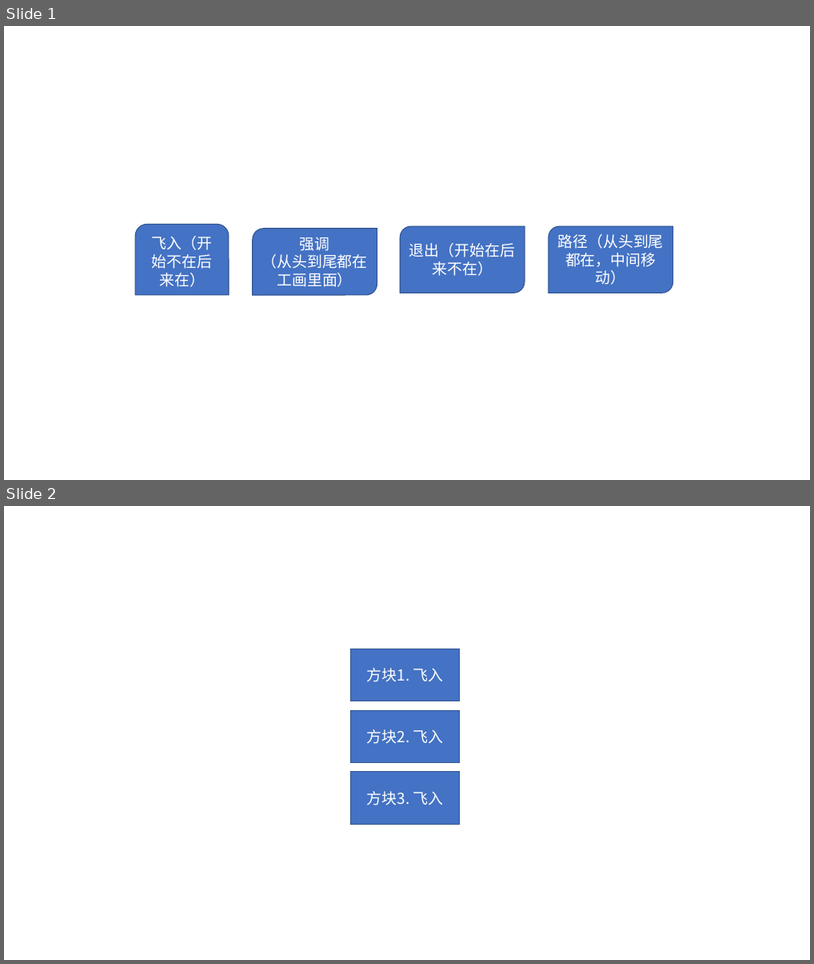
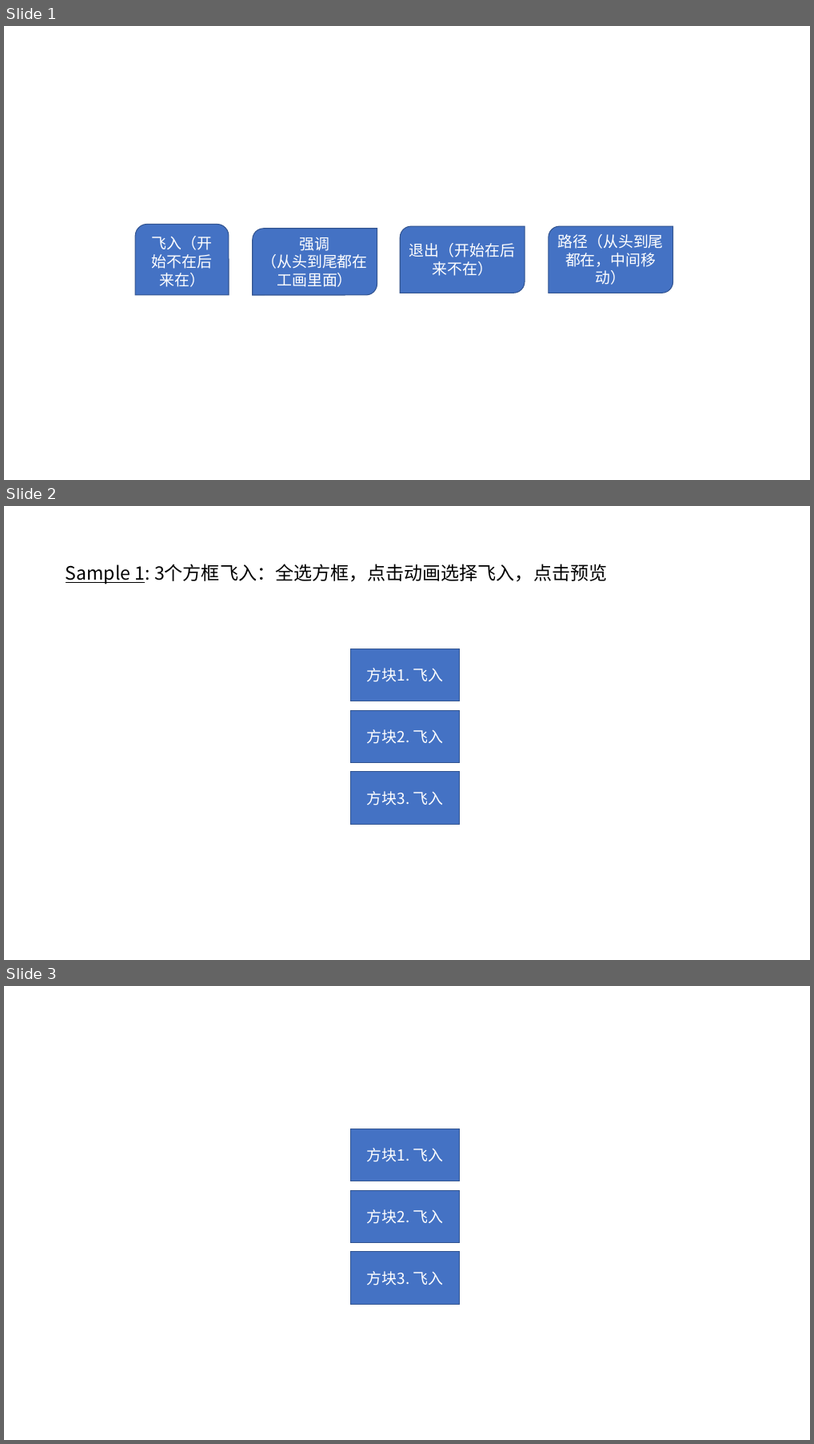
Before and after one commit to Canhui/PPT_Animation_Samples, a slide deck: PPT-Animation-Samples.pptx. Shown one above the other, each under a label of ours: slides 1 and 2 before the commit, slides 1, 2 and 3 after it. The pictures are 814x964 and 814x1444 pixels, drawn with LibreOffice and Linux fonts; fonts in the diff are those of the drawing. Boxes give left, top, right and bottom in pixels: in the first picture for what was removed or moved away, otherwise in the second. Text is boxed around its words. In the diff, an @@ line names an element or a change of style, - is before the commit and + after.

```diff
--- a/PPT-Animation-Samples.pptx
+++ b/PPT-Animation-Samples.pptx
@@ slide 2 added at (4, 506, 810, 960), background #FFFFFF @@
@@ title added at (66, 564, 607, 584), 22 pt, text #000000 @@
+Sample 1: 3个方框飞入：全选方框，点击动画选择飞入，点击预览
@@ rectangle added at (351, 648, 460, 701), fill #4472C4, outline #325491 1 pt, 18 pt, text #FFFFFF @@
+方块1. 飞入
@@ rectangle added at (351, 710, 460, 763), fill #4472C4, outline #325491 1 pt, 18 pt, text #FFFFFF @@
+方块2. 飞入
@@ rectangle added at (351, 772, 460, 824), fill #4472C4, outline #325491 1 pt, 18 pt, text #FFFFFF @@
+方块3. 飞入
@@ what was slide 2 is now slide 3 @@
```
Also in this commit, not shown: 3 other files.
